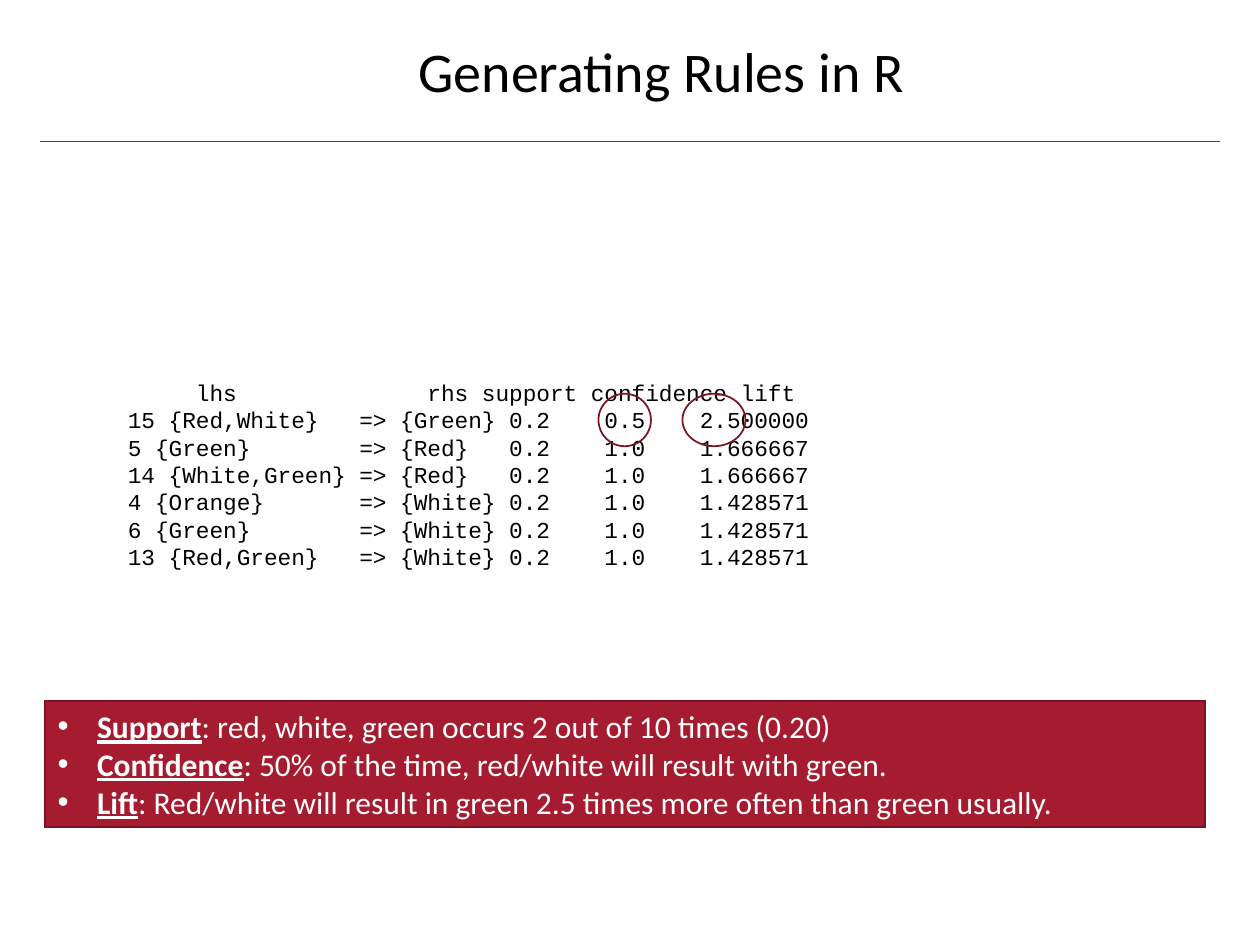
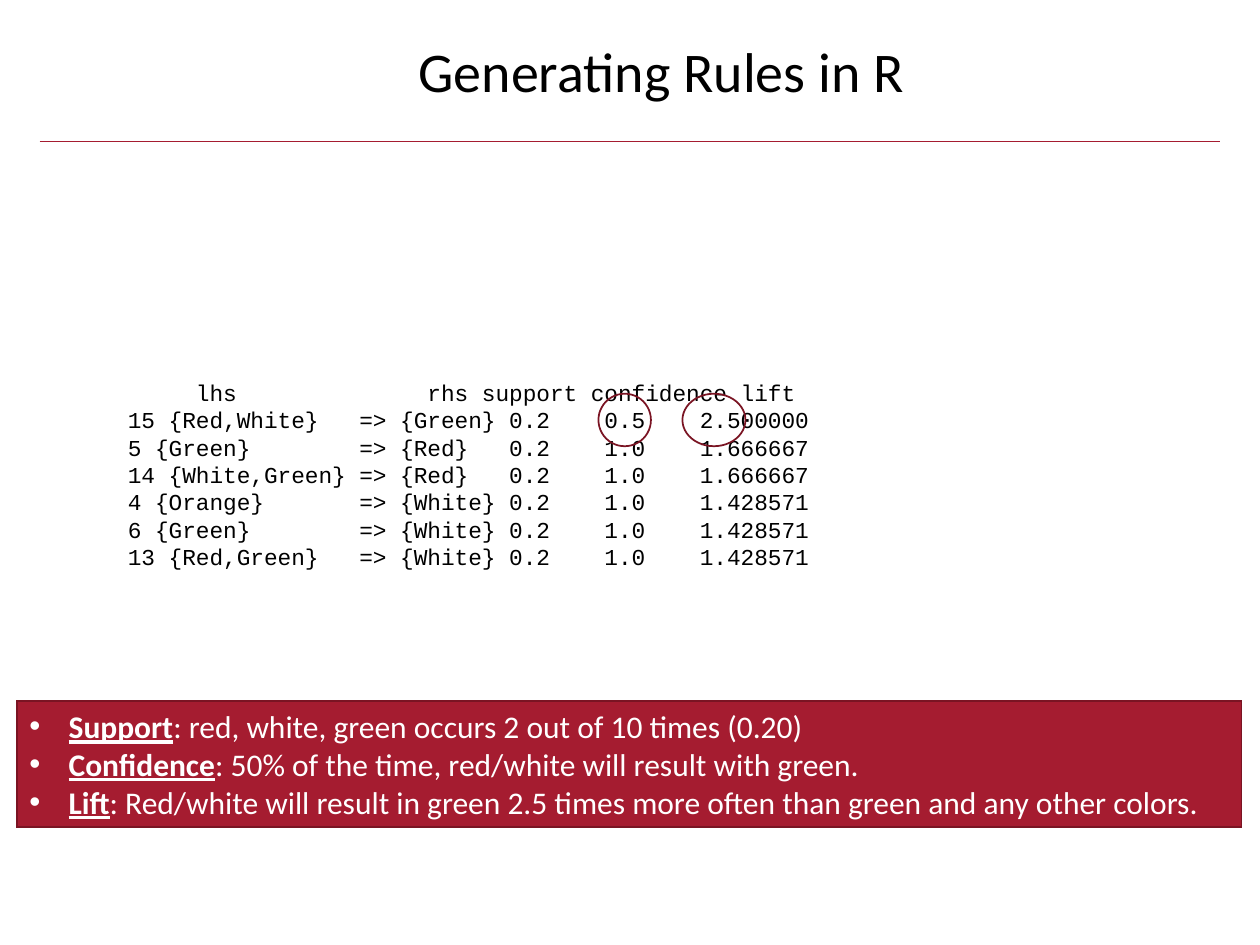
Before and after one commit to kwartler/Harvard_DataMining_Business_Student, a slide deck: slide 39 of Lessons/L_unsupervised/AssociationRules_CollaborativeFiltering.pptx (slide 41 before the commit). Drawn at 1260x945 pixels with LibreOffice and Linux fonts; fonts in the diff are those of the drawing; background and template pictures are left out. Boxes give left, top, right and bottom in pixels: in the first picture for what was removed or moved away, otherwise in the second. Text is boxed around its words. In the diff, an @@ line names an element or a change of style, - is before the commit and + after.

```diff
--- a/Lessons/L_unsupervised/AssociationRules_CollaborativeFiltering.pptx
+++ b/Lessons/L_unsupervised/AssociationRules_CollaborativeFiltering.pptx
@@ rectangle "Support: red, white, green occurs ..." resized from (x1=45, y1=701, x2=1205, y2=827) to (x1=16, y1=701, x2=1241, y2=827) @@
@@ text in rectangle at (x1=69, y1=792, x2=1197, y2=820): text changed @@
-• Lift: Red/white will result in green 2.5 times more often than green usually.
+• Lift: Red/white will result in green 2.5 times more often than green and any other colors.
```
Also in this commit, not shown: 41 other slides changed, 3 slides removed.
